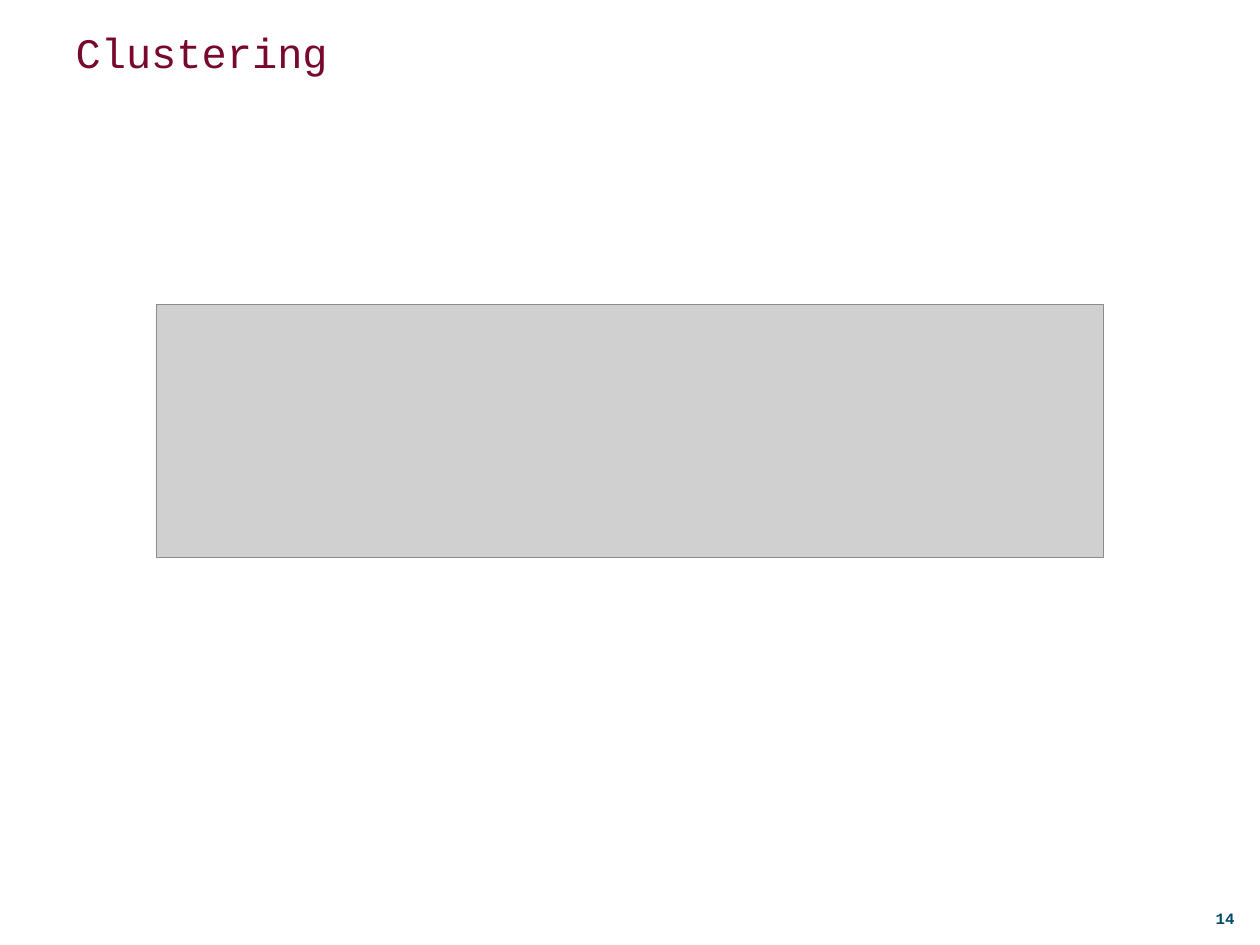
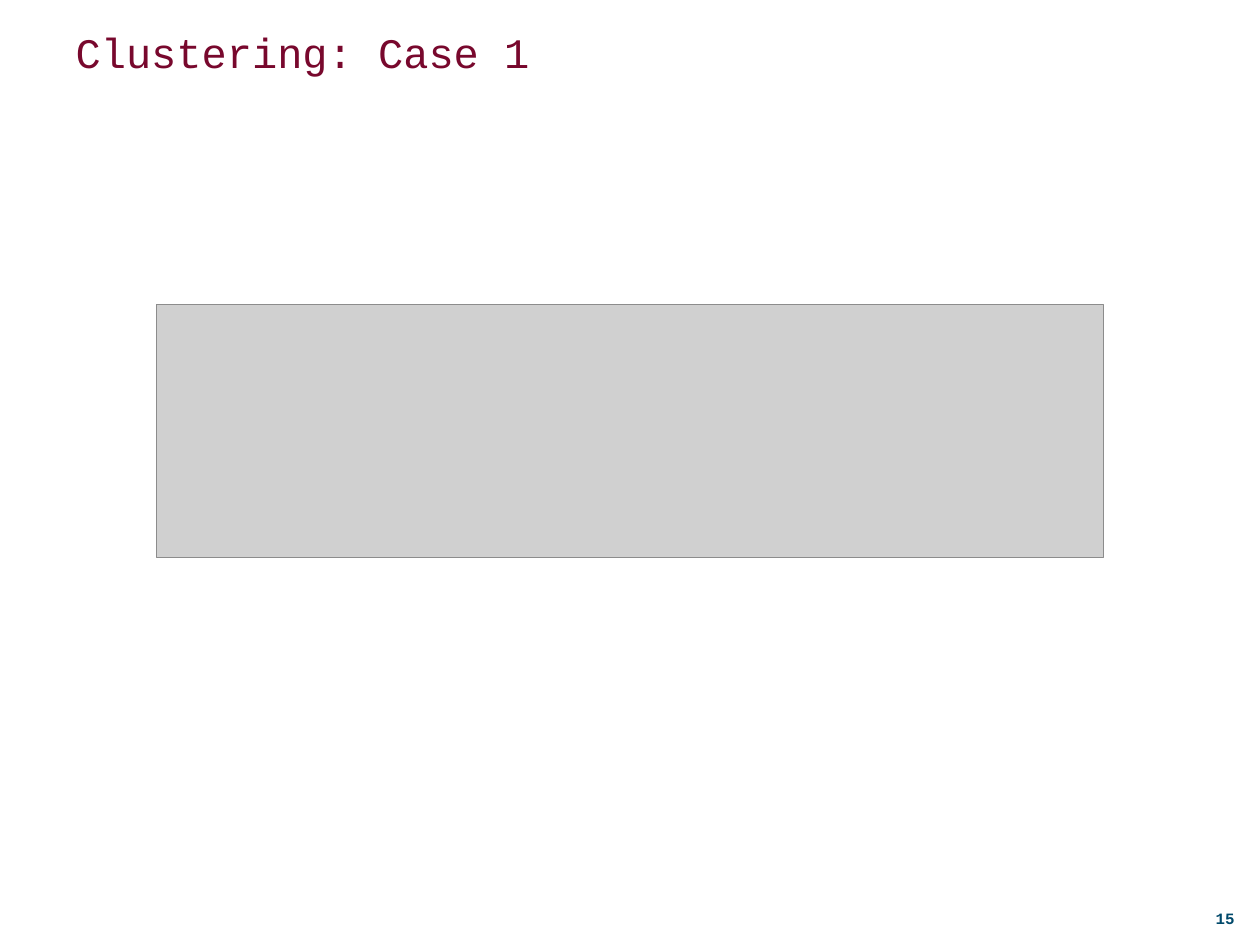
Before and after one commit to DDuarte/DataMiningBanking, a slide deck: slide 15 of Presentation/ecac_presentation.pptx (slide 14 before the commit). Drawn at 1260x945 pixels with LibreOffice and Linux fonts; fonts in the diff are those of the drawing; grey boxes stand for pictures; background and template pictures are left out. Boxes give left, top, right and bottom in pixels: in the first picture for what was removed or moved away, otherwise in the second. Text is boxed around its words. In the diff, an @@ line names an element or a change of style, - is before the commit and + after.

```diff
--- a/Presentation/ecac_presentation.pptx
+++ b/Presentation/ecac_presentation.pptx
@@ title at bbox=[76, 38, 529, 77]: text changed @@
-Clustering
+Clustering: Case 1
@@ page number at bbox=[1216, 913, 1235, 924]: text changed @@
-14
+15
```
Also in this commit, not shown: 3 other slides changed, 16 slides added, 1 slide removed.
